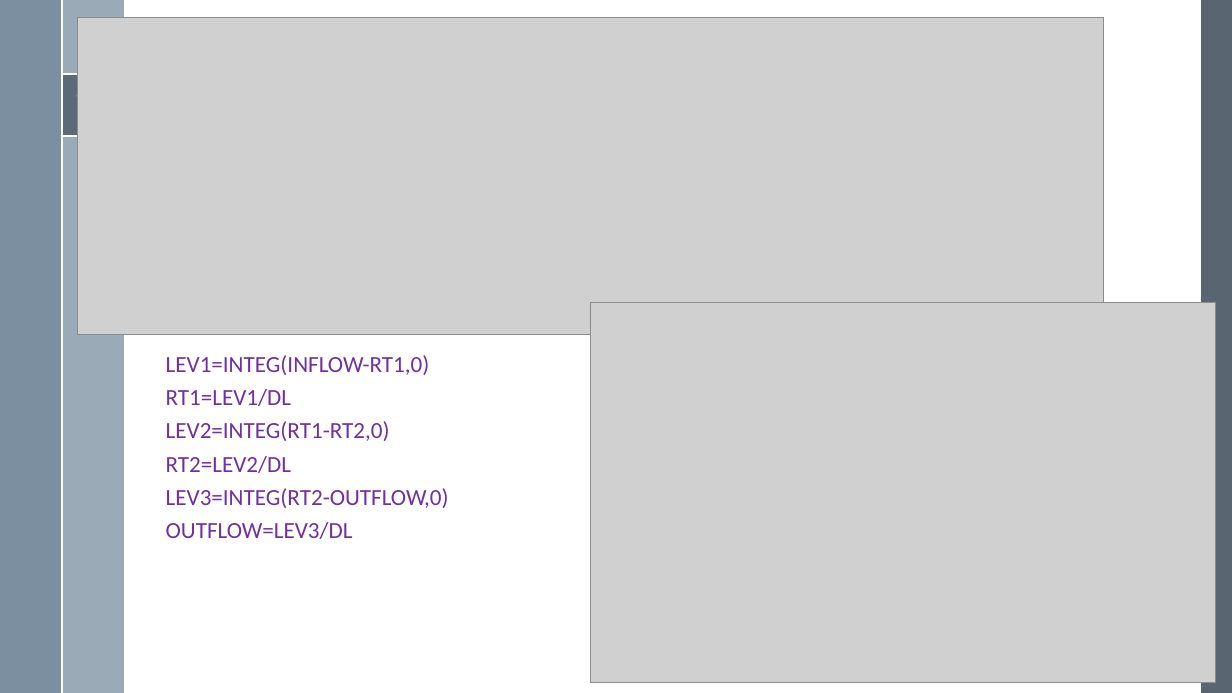
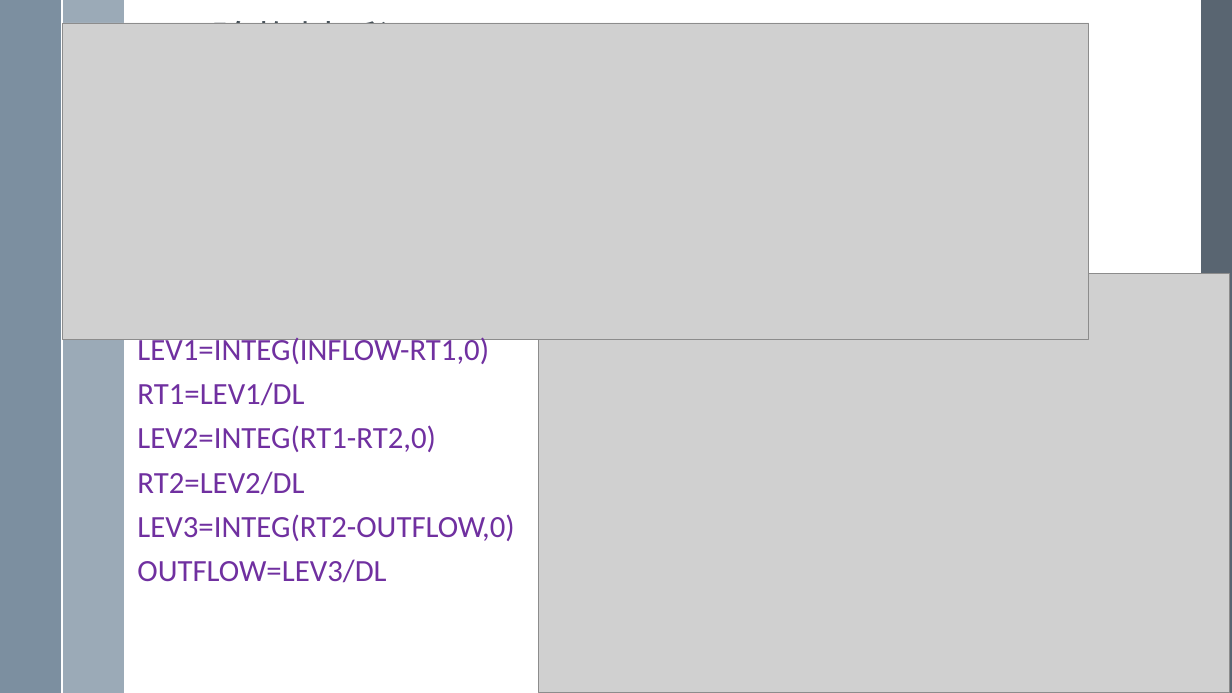
Before and after one commit to exoplanetX/SystemDynamics, a slide deck: slide 12 of 2019系统仿真-13- 延迟原理(编写中).pptx. Drawn at 1232x693 pixels with LibreOffice and Linux fonts; fonts in the diff are those of the drawing; grey boxes stand for pictures. Boxes give left, top, right and bottom in pixels: in the first picture for what was removed or moved away, otherwise in the second. Text is boxed around its words. In the diff, an @@ line names an element or a change of style, - is before the commit and + after.

```diff
--- a/2019系统仿真-13- 延迟原理(编写中).pptx
+++ b/2019系统仿真-13- 延迟原理(编写中).pptx
@@ picture: place and size @@
-picture at bbox=[78, 18, 1104, 334]
+picture at bbox=[63, 23, 1089, 339]
@@ title at bbox=[170, 14, 420, 24]: text changed @@
-高阶物料延迟
+三阶物料延迟
@@ freeform shape removed at bbox=[77, 91, 111, 120] @@
@@ picture: place and size @@
-picture at bbox=[591, 303, 1215, 683]
+picture at bbox=[539, 274, 1229, 693]
@@ text "LEV1=INTEG(INFLOW-RT1,0)": place and size @@
-text "LEV1=INTEG(INFLOW-RT1,0)" at bbox=[166, 355, 449, 539]
+text "LEV1=INTEG(INFLOW-RT1,0)" at bbox=[137, 334, 514, 583]
@@ text "LEV1=INTEG(INFLOW-RT1,0)" at bbox=[137, 334, 514, 583]: size 18 to 24 pt @@
```
Also in this commit, not shown: 4 other slides changed.
